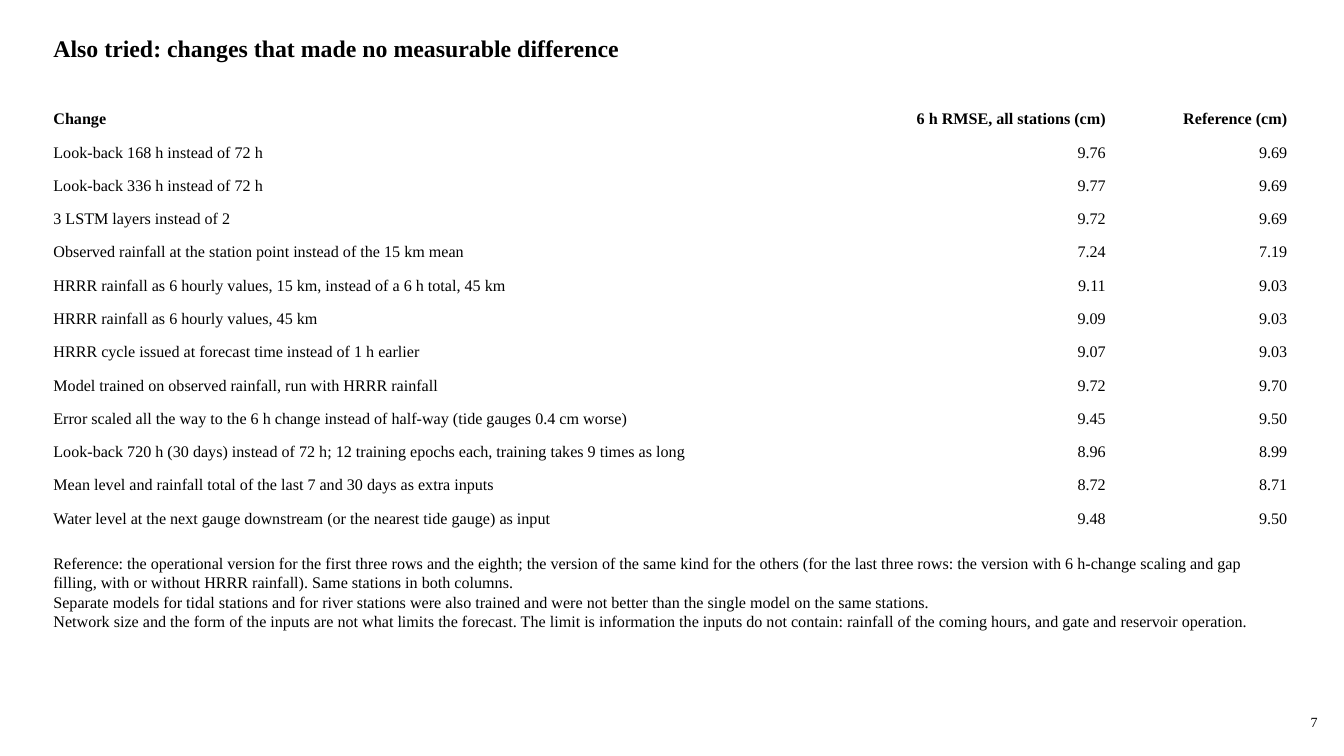
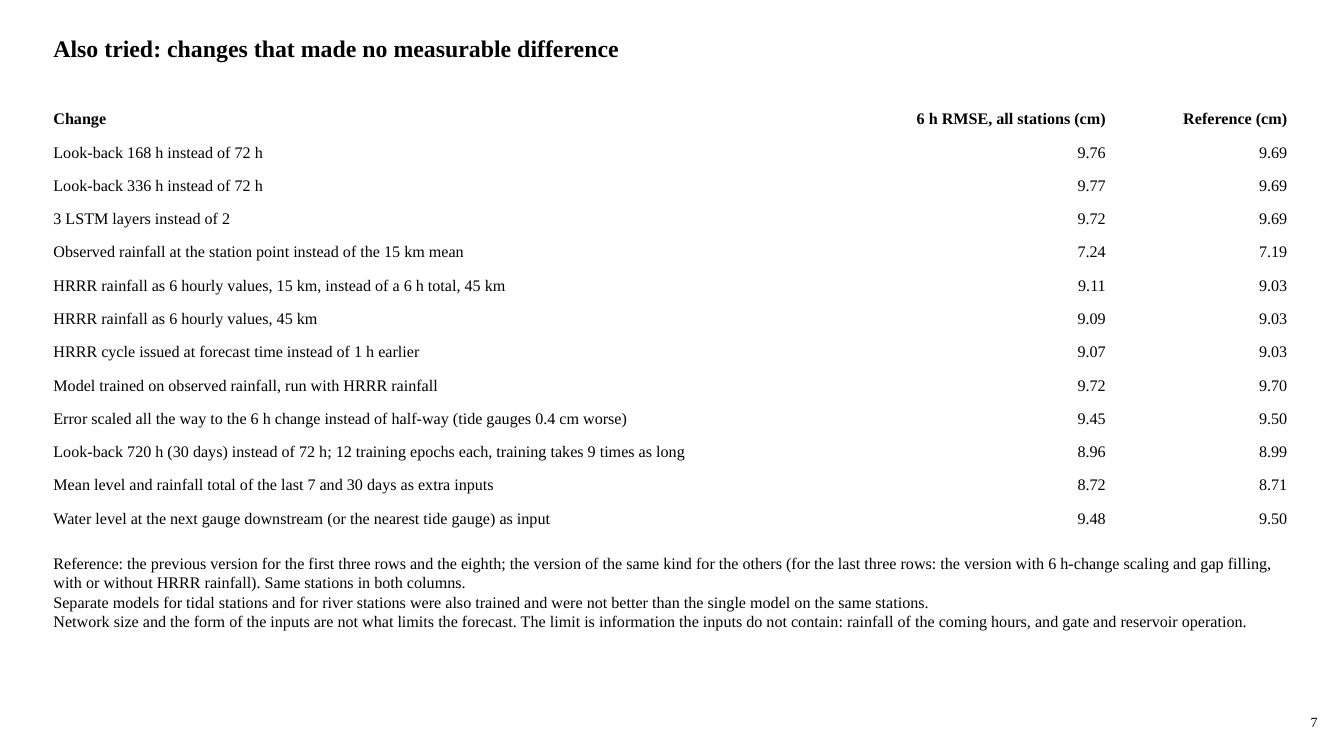
Before and after one commit to LaurenW1997/subdomainLSTM, a slide deck: slide 7 of deliverables/17_versions/version_comparison.pptx. Drawn at 1344x756 pixels with LibreOffice and Linux fonts; fonts in the diff are those of the drawing. Boxes give left, top, right and bottom in pixels: in the first picture for what was removed or moved away, otherwise in the second. Text is boxed around its words. In the diff, an @@ line names an element or a change of style, - is before the commit and + after.

```diff
--- a/deliverables/17_versions/version_comparison.pptx
+++ b/deliverables/17_versions/version_comparison.pptx
@@ text at [53,557,1271,591]: text changed @@
-Reference: the operational version for the first three rows and the eighth; the version of the same kind for the others (for the last three rows: the version with 6 h-change scaling and gap filling, with or without HRRR rainfall). Same stations in both columns.
+Reference: the previous version for the first three rows and the eighth; the version of the same kind for the others (for the last three rows: the version with 6 h-change scaling and gap filling, with or without HRRR rainfall). Same stations in both columns.
```
Also in this commit, not shown: 9 other slides changed, 1 slide added, 33 other files.
